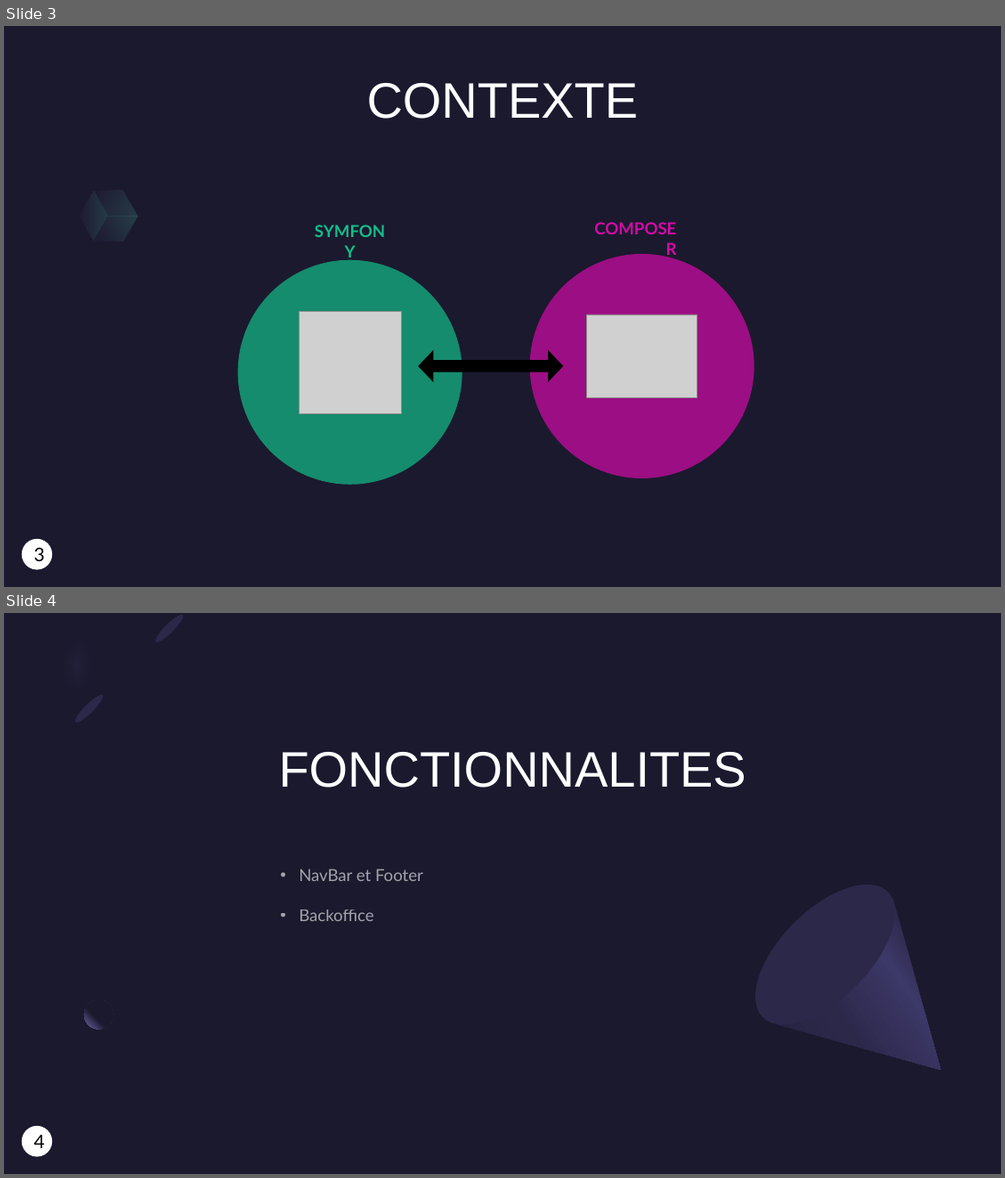
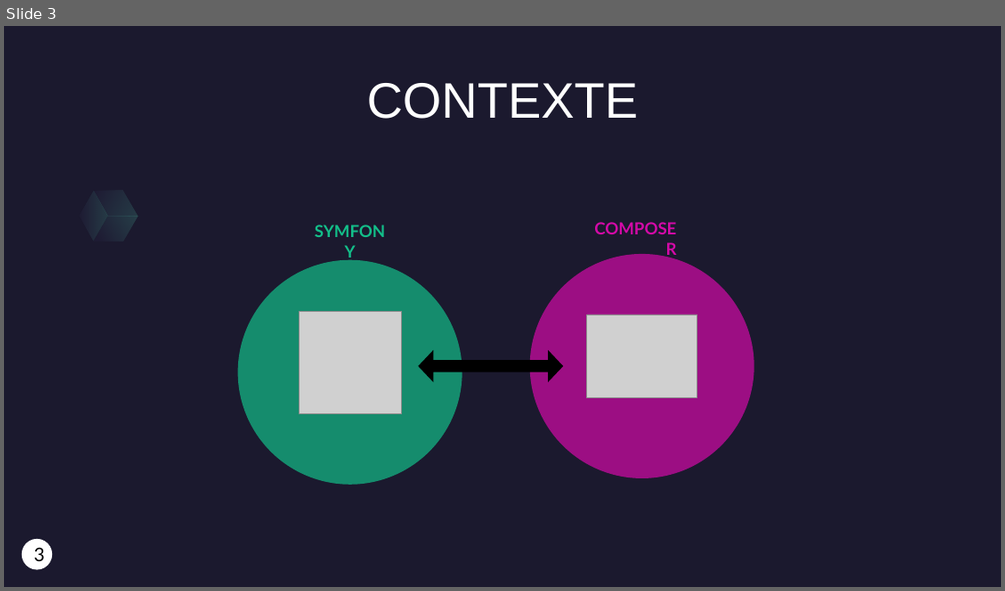
Before and after one commit to OphisDgn/projetBack_blog, a slide deck: Presentation_oral_LIEUTAUD_CELINE.pptx. Shown one above the other, each under a label of ours: slides 3 and 4 before the commit, slide 3 after it. The pictures are 1005x1178 and 1005x591 pixels, drawn with LibreOffice and Linux fonts; fonts in the diff are those of the drawing; grey boxes stand for pictures. Boxes give left, top, right and bottom in pixels: in the first picture for what was removed or moved away, otherwise in the second. Text is boxed around its words. In the diff, an @@ line names an element or a change of style, - is before the commit and + after.

```diff
--- a/Presentation_oral_LIEUTAUD_CELINE.pptx
+++ b/Presentation_oral_LIEUTAUD_CELINE.pptx
@@ slide 4 removed at [4, 613, 1001, 1174], background #1B192E @@
@@ rectangle removed at [4, 613, 1001, 1174] @@
@@ freeform shape removed at [22, 613, 183, 722] @@
@@ freeform shape removed at [23, 613, 190, 729] @@
@@ ellipse removed at [153, 613, 186, 645] @@
@@ ellipse removed at [73, 691, 105, 725] @@
@@ title removed at [279, 752, 746, 787] @@
-FONCTIONNALITES
@@ text removed at [299, 868, 423, 921] @@
-• NavBar et Footer
-• Backoffice
@@ ellipse removed at [731, 860, 919, 1047] @@
@@ freeform shape removed at [732, 861, 1001, 1132] @@
@@ ellipse removed at [84, 999, 113, 1029] @@
@@ ellipse removed at [22, 1126, 51, 1156] @@
-4
```
Also in this commit, not shown: 2 slides changed, 1 slide added, 8 other files.
